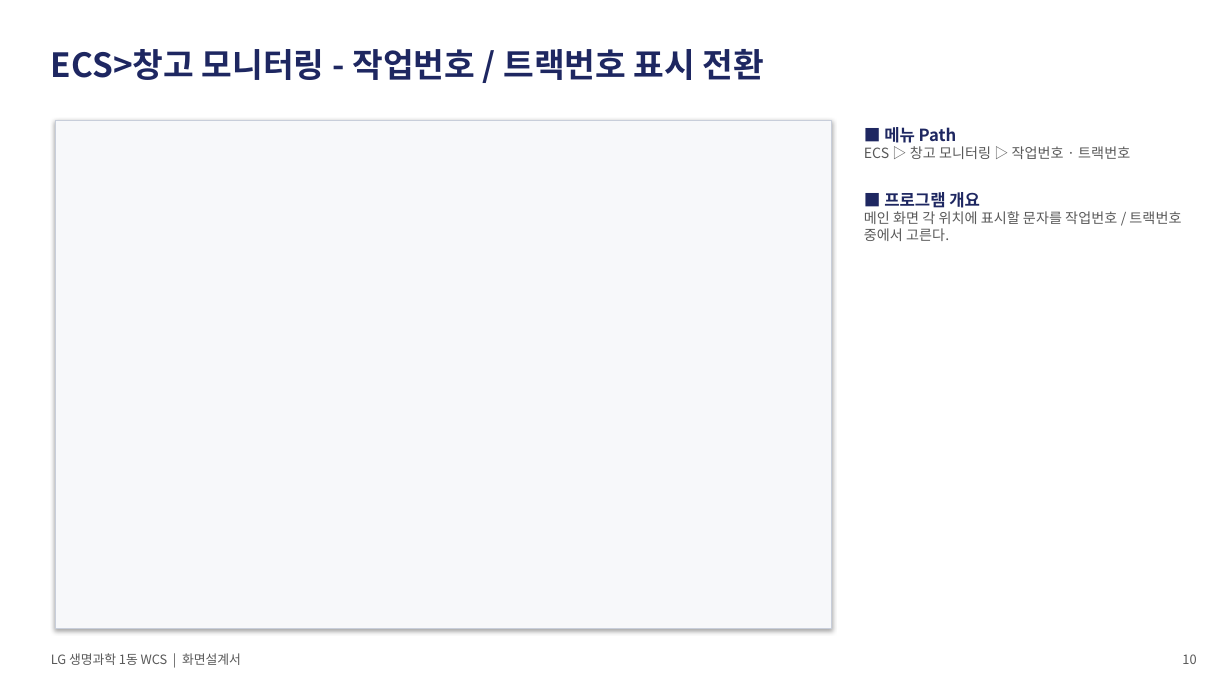
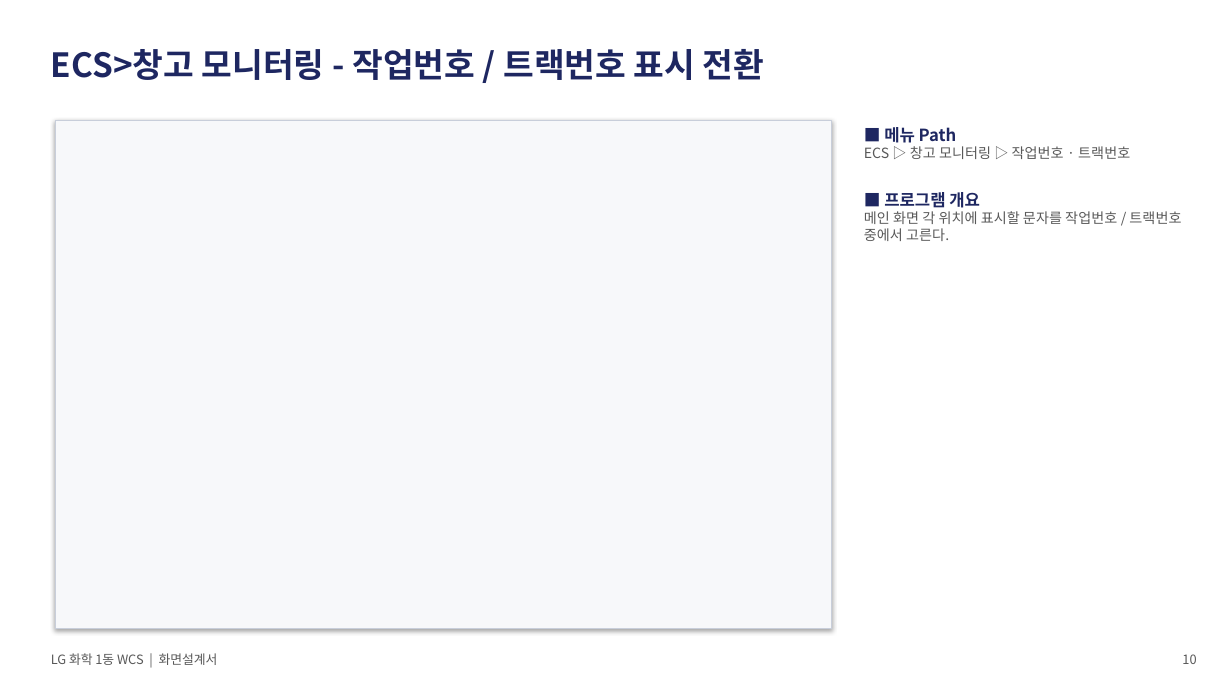
Before and after one commit to yeorijby-coder/LGLS_ALL, a slide deck: slide 10 of docs/산출물_20260904/06_WCS_화면설계서.pptx. Drawn at 1232x693 pixels with LibreOffice and Linux fonts; fonts in the diff are those of the drawing. Boxes give left, top, right and bottom in pixels: in the first picture for what was removed or moved away, otherwise in the second. Text is boxed around its words. In the diff, an @@ line names an element or a change of style, - is before the commit and + after.

```diff
--- a/docs/산출물_20260904/06_WCS_화면설계서.pptx
+++ b/docs/산출물_20260904/06_WCS_화면설계서.pptx
@@ text at (51, 653, 218, 665): text changed @@
-LG 생명과학 1동 WCS | 화면설계서
+LG 화학 1동 WCS | 화면설계서
```
Also in this commit, not shown: 23 other slides changed.
